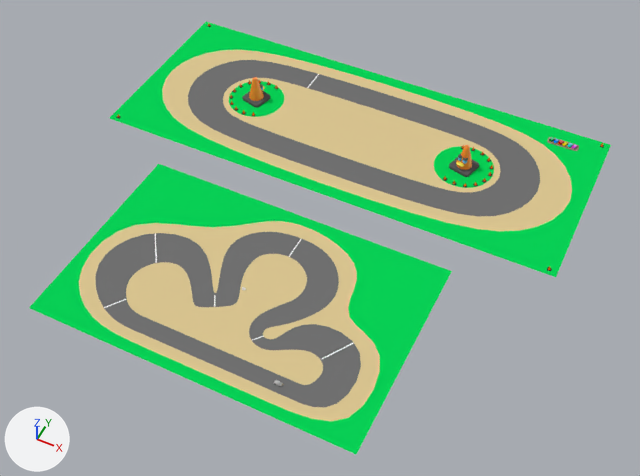
The Blender file Blender/Track4.blend as it was, and as the next commit left it.
Before and after are seen from a 50 mm lens placed at (233.0, -341.0, 515.0), pointed at (23.0, 80.0, -11.0). Arrows for +X, +Y and +Z are at lower left; the lights stay in place. The first picture is the older version.

Names of what the first picture shows: 'BigCone1', 'BigCone2', 'Grass', 'Grass.001', 'GrassCircles1', 'GrassCircles2', 'Gravel', 'GravelInner', 'GravelOuter', 'Road', 'Road.001', 'VehicleRoad' and 2 more.
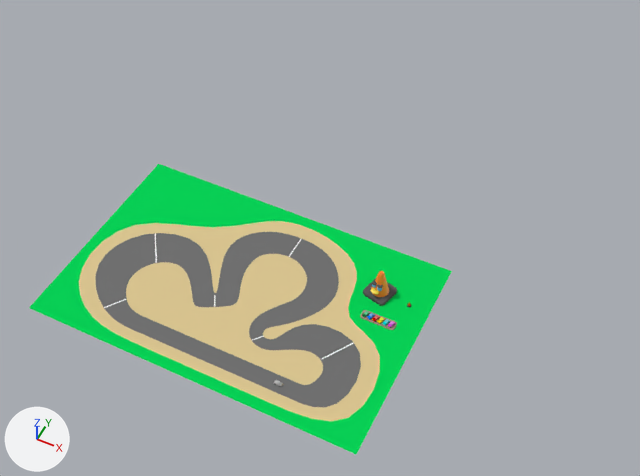
Pixel boxes [x1, y1, x2, y2] of what changed, in the pictures (640 x 476 px):
'Grass', deleted: before [110, 22, 611, 277]
'Road', deleted: before [188, 60, 540, 216]
'GravelOuter', deleted (beige): before [162, 50, 572, 231]
'GravelInner', deleted (beige): before [223, 78, 501, 193]
'GrassCircles1', deleted (green): before [434, 146, 494, 188]
'GrassCircles2', deleted (green): before [229, 81, 284, 117]
'BigCone1', moved: before [449, 145, 479, 177]; after [363, 271, 397, 306]
'BigCone2', deleted: before [243, 77, 270, 108]
'VehicleRoad', moved: before [547, 137, 579, 151]; after [360, 310, 397, 330]
'BigConeBeak', moved: before [456, 162, 464, 167]; after [370, 288, 379, 294]
'SlopeCarCyan', moved: before [567, 143, 573, 148]; after [382, 319, 390, 326]
'SlopeCarMagenta', moved: before [571, 144, 577, 149]; after [387, 321, 395, 328]
'SlopeCarBlue', moved: before [553, 139, 560, 144]; after [367, 313, 375, 320]
'SlopeCarRed', moved: before [558, 140, 564, 145]; after [372, 315, 380, 322]
'SlopeCarYellow', moved: before [562, 141, 568, 146]; after [377, 317, 385, 324]
'SlopeCarGreen', moved: before [549, 137, 555, 142]; after [362, 311, 370, 318]
'BigConeEyebrowRight', moved: before [458, 154, 463, 158]; after [372, 280, 377, 285]
'BigConeEyebrowLeft', moved: before [463, 157, 468, 161]; after [377, 285, 383, 288]
'BigConeEyeLeft', moved: before [462, 160, 467, 164]; after [377, 287, 382, 291]

The change, as a list of edits to the scene's bpy script:
```text
Change ob_bigcone1:
    ob_bigcone1.location: (99.3, 196.0, 0.1) -> (91.0, 42.2, 0.1)
Remove ob_bigcone2:
    ob_bigcone2 = bpy.data.objects.new('BigCone2', me_cube_005)
    ob_bigcone2.location = (-99.3, 196.0, 0.1)
    ob_bigcone2.rotation_euler = (0.0, 0.0, 2.88)  # degrees (0, 0, 165)
    ob_bigcone2.scale = (2.0, 2.0, 2.0)
Change ob_bigconebeak_001:
    remove ob_bigconebeak_001.parent = ob_bigcone2
Change ob_bigconeeyeleft_001:
    remove ob_bigconeeyeleft_001.parent = ob_bigcone2
Change ob_bigconeeyeright_001:
    remove ob_bigconeeyeright_001.parent = ob_bigcone2
Change ob_bigconeeyebrowleft_001:
    remove ob_bigconeeyebrowleft_001.parent = ob_bigcone2
Change ob_bigconeeyebrowright_001:
    remove ob_bigconeeyebrowright_001.parent = ob_bigcone2
Remove ob_grass:
    ob_grass = bpy.data.objects.new('Grass', me_plane_001)
    ob_grass.location = (0.0, 196.0, 0.0)
Remove ob_road:
    ob_road = bpy.data.objects.new('Road', me_circle_001)
    ob_road.location = (0.0, 196.0, 0.0)
    _m = ob_road.modifiers.new('Subdivision', 'SUBSURF')
    _m.levels = 4
Remove ob_gravelouter:
    ob_gravelouter = bpy.data.objects.new('GravelOuter', me_circle_002)
    ob_gravelouter.location = (0.0, 196.0, 0.0)
    _m = ob_gravelouter.modifiers.new('Subdivision', 'SUBSURF')
    _m.levels = 4
Remove ob_gravelinner:
    ob_gravelinner = bpy.data.objects.new('GravelInner', me_circle_003)
    ob_gravelinner.location = (0.0, 196.0, 0.0)
    _m = ob_gravelinner.modifiers.new('Subdivision', 'SUBSURF')
    _m.levels = 4
Remove ob_grasscircles1:
    ob_grasscircles1 = bpy.data.objects.new('GrassCircles1', me_circle_005)
    ob_grasscircles1.location = (99.3, 196.0, 0.1)
    _m = ob_grasscircles1.modifiers.new('Subdivision', 'SUBSURF')
    _m.levels = 4
Remove ob_grasscircles2:
    ob_grasscircles2 = bpy.data.objects.new('GrassCircles2', me_circle_004)
    ob_grasscircles2.location = (-99.3, 196.0, 0.1)
    _m = ob_grasscircles2.modifiers.new('Subdivision', 'SUBSURF')
    _m.levels = 4
Change ob_vehicleroad:
    ob_vehicleroad.location: (165.6, 260.3, 0.0) -> (100.5, 18.5, 0.0)
```
